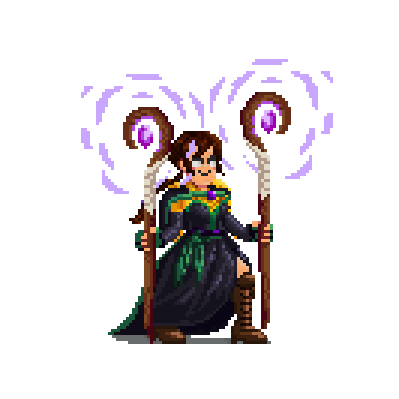
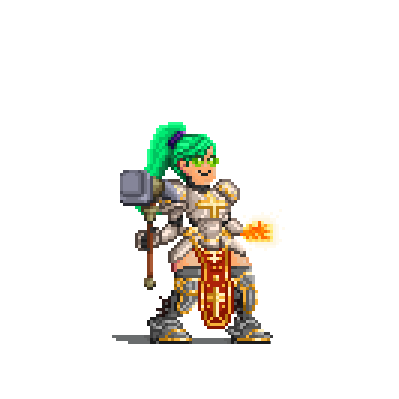
Comparing the layer stacks of the two 399 x 399 images. Changes:
hid "Mage Staff L" over [210, 59, 333, 329]
showed "Gowing Hands L" over [240, 209, 285, 251]
hid "Mage Staff R" over [81, 74, 204, 344]
showed "War Hammer R" over [120, 170, 180, 290]
showed "Green Pony" over [129, 122, 216, 215]
hid "Rat Tail" over [129, 131, 225, 224]
showed "Poison Stare", painted on it over [189, 155, 219, 167]
hid "Shellsocked" over [189, 158, 219, 167]
hid "uwu Eyes" over [189, 154, 216, 170]
showed "Priestess Armor" over [135, 176, 273, 329]
hid "Green Hoodie Armor" over [135, 185, 273, 251]
hid "Yellow Robe" over [165, 179, 240, 242]
showed "Priestess Steel Boots" over [147, 233, 273, 344]
hid "Darkmage Dress" over [108, 230, 267, 344]
